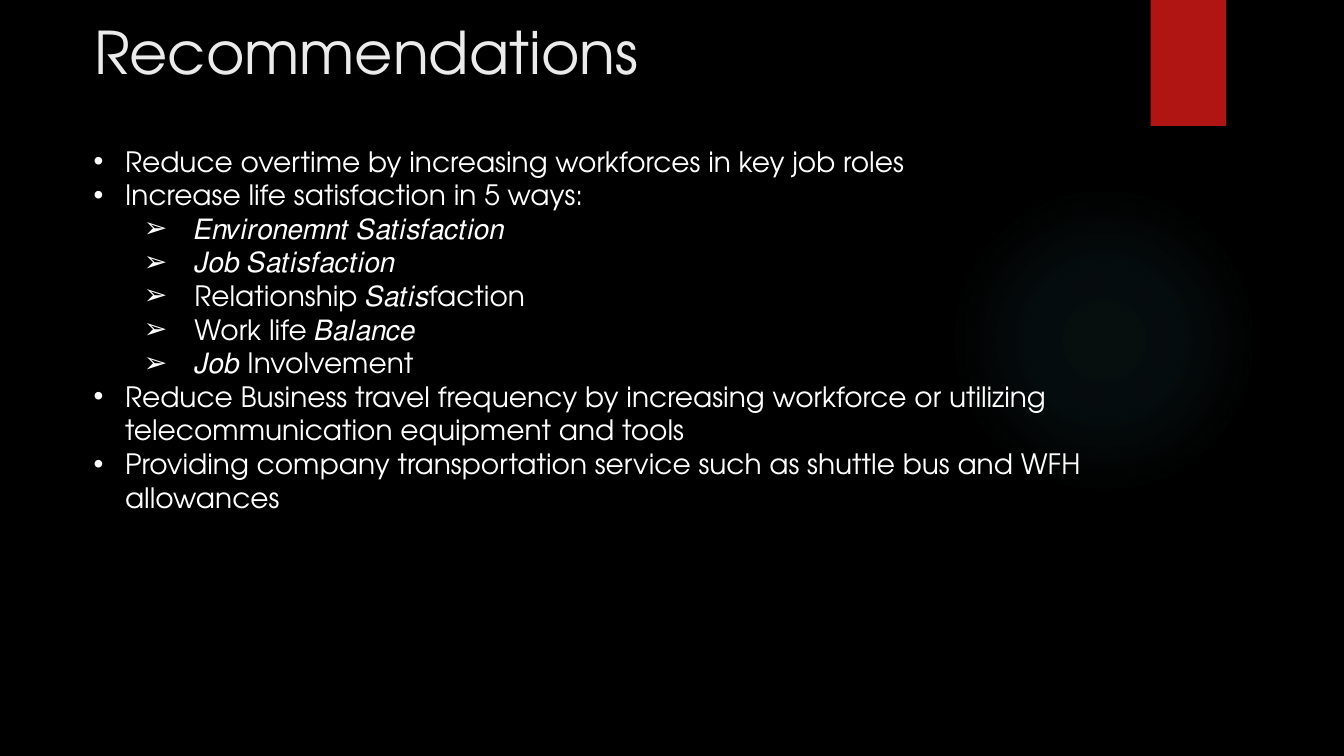
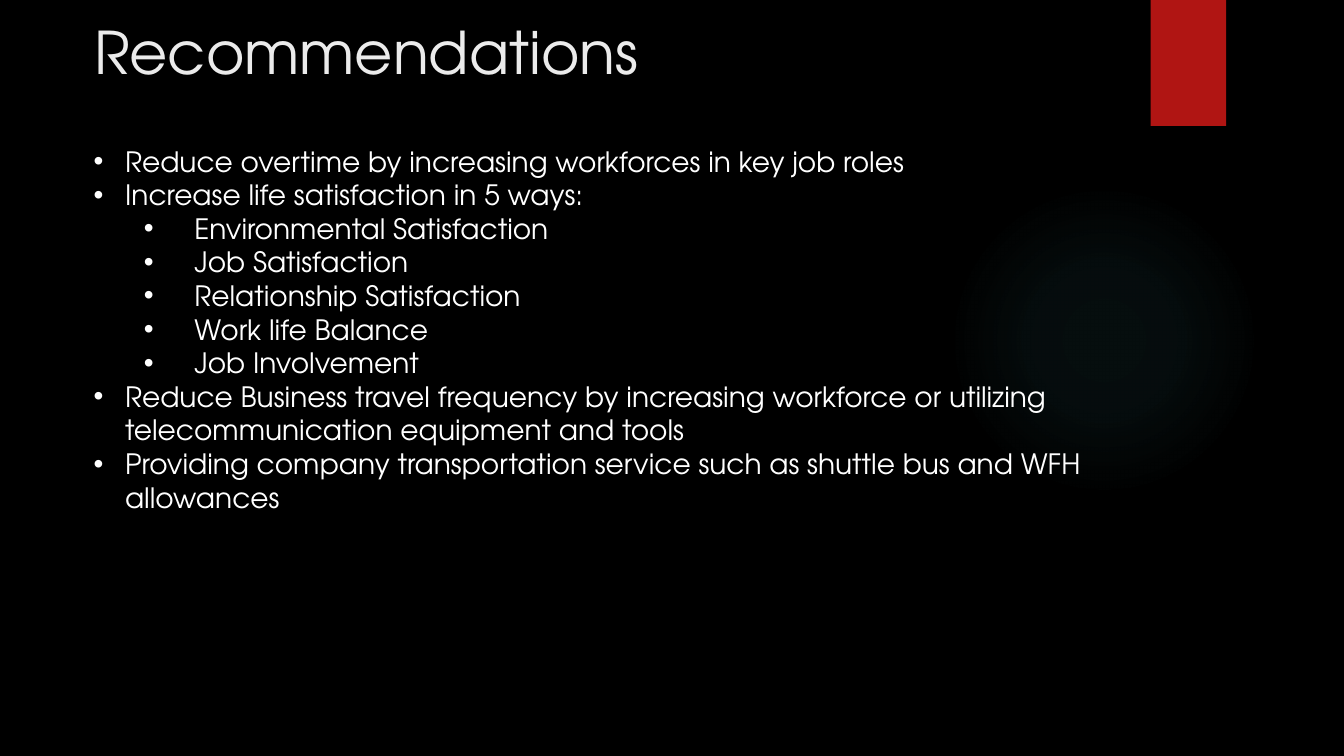
Before and after one commit to HammerLynch/MSDS6306_Case_Study_2, a slide deck: slide 11 of Presentation/DDSAnalytics_2.pptx. Drawn at 1344x756 pixels with LibreOffice and Linux fonts; fonts in the diff are those of the drawing; background and template pictures are left out. Boxes give left, top, right and bottom in pixels: in the first picture for what was removed or moved away, otherwise in the second. Text is boxed around its words. In the diff, an @@ line names an element or a change of style, - is before the commit and + after.

Commit message:
Finalize rmd and presentation files.

```diff
--- a/Presentation/DDSAnalytics_2.pptx
+++ b/Presentation/DDSAnalytics_2.pptx
@@ text at box(194, 218, 548, 387): text changed @@
-  ➢ 𝐸𝑛𝑣𝑖𝑟𝑜𝑛𝑒𝑚𝑛𝑡 𝑆𝑎𝑡𝑖𝑠𝑓𝑎𝑐𝑡𝑖𝑜𝑛
-  ➢ 𝐽𝑜𝑏 𝑆𝑎𝑡𝑖𝑠𝑓𝑎𝑐𝑡𝑖𝑜𝑛
-  ➢ Relationship 𝑆𝑎𝑡𝑖𝑠faction
-  ➢ Work life 𝐵𝑎𝑙𝑎𝑛𝑐𝑒
-  ➢ 𝐽𝑜𝑏 Involvement
+  • Environmental Satisfaction
+  • Job Satisfaction
+  • Relationship Satisfaction
+  • Work life Balance
+  • Job Involvement
```
Also in this commit, not shown: 4 other files.
